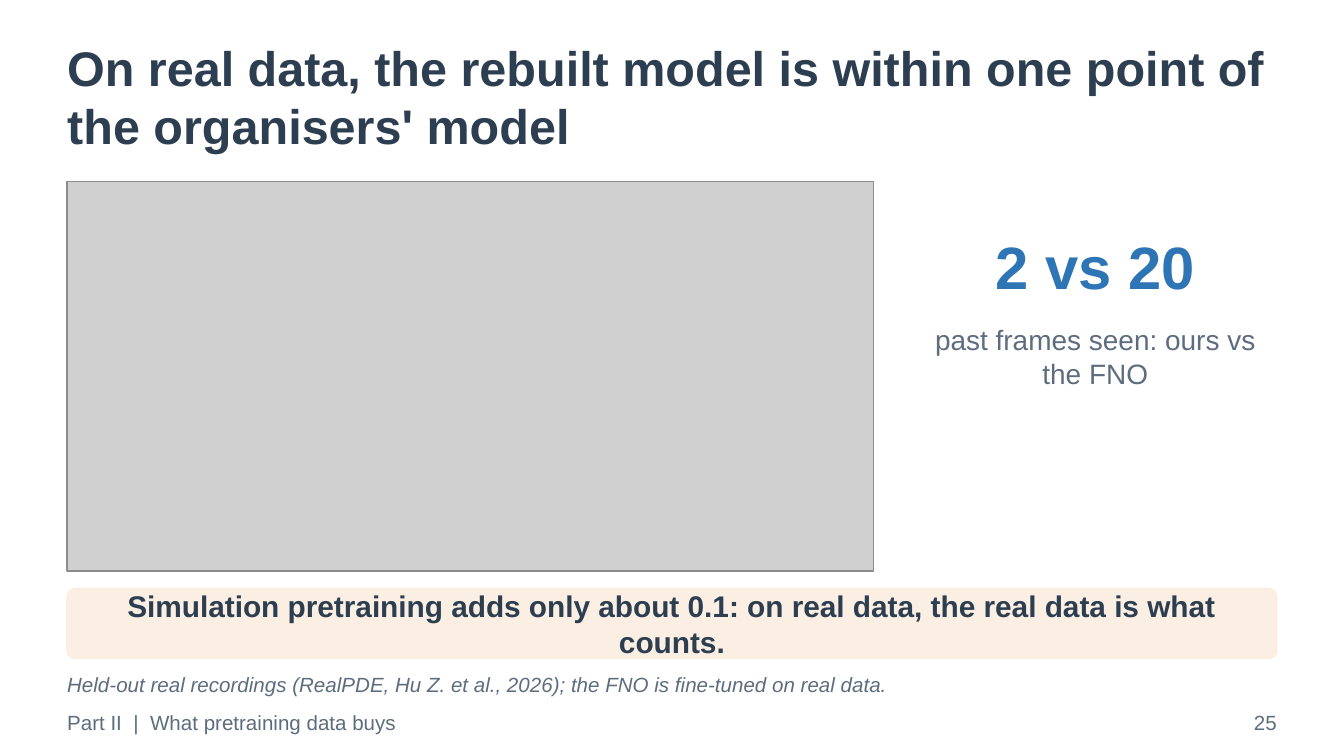
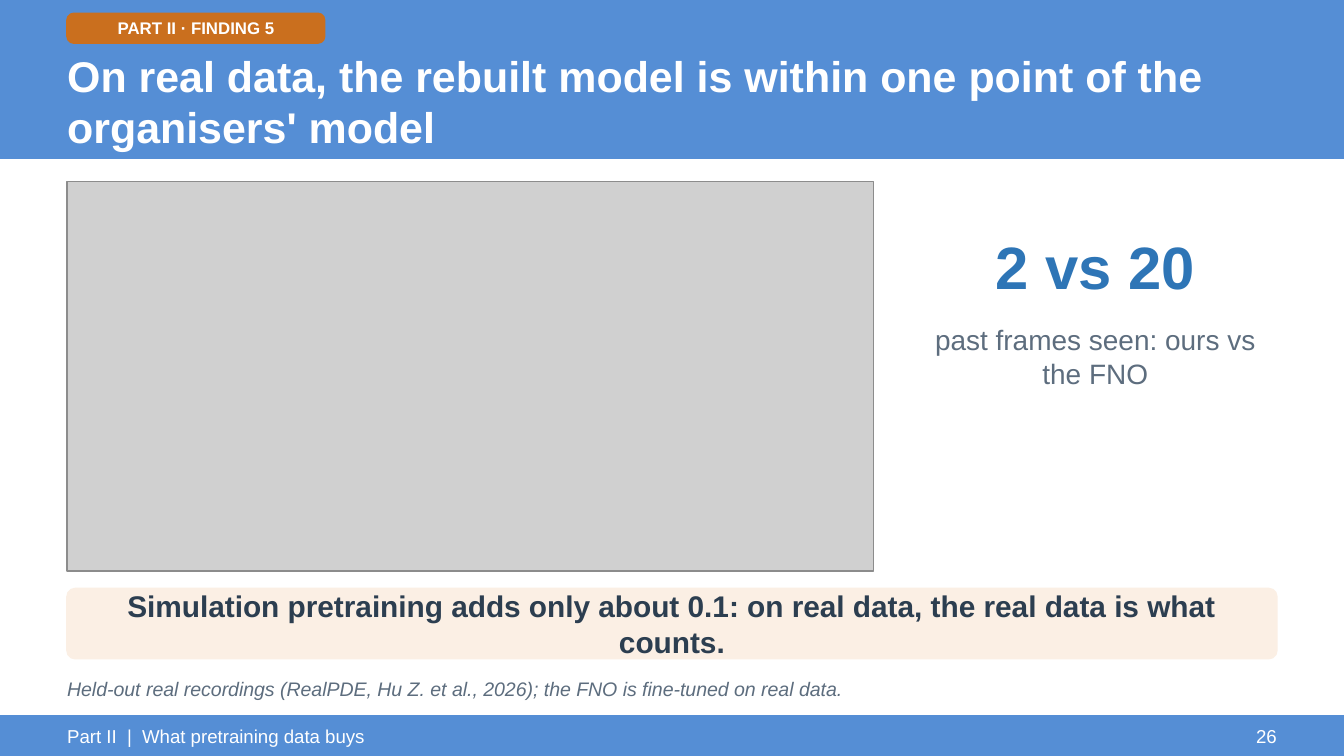
Before and after one commit to ARYAMANN7279/aurora-from-scratch-jax, a slide deck: slide 26 of UGP_Final/UGP_Final_Presentation.pptx (slide 25 before the commit). Drawn at 1344x756 pixels with LibreOffice and Linux fonts; fonts in the diff are those of the drawing; grey boxes stand for pictures. Boxes give left, top, right and bottom in pixels: in the first picture for what was removed or moved away, otherwise in the second. Text is boxed around its words. In the diff, an @@ line names an element or a change of style, - is before the commit and + after.

Commit message:
UGP_Final: deck restyled to the UGP-I/II look (light-blue covers, blue header band), approach/finding tags on every slide, Part I and Part II summary slides; unused figures and their code removed

```diff
--- a/UGP_Final/UGP_Final_Presentation.pptx
+++ b/UGP_Final/UGP_Final_Presentation.pptx
@@ rectangle added at (x1=0, y1=0, x2=1344, y2=159), fill #558ED5, outline #558ED5 1 pt @@
@@ rounded rectangle added at (x1=67, y1=13, x2=325, y2=43), fill #CA6F1E, outline #CA6F1E 1 pt @@
@@ text added at (x1=118, y1=22, x2=274, y2=34), 9 pt, text #FFFFFF, bold @@
+PART II · FINDING 5
@@ text "On real data, the rebuilt ..." moved from (x1=67, y1=51, x2=1264, y2=153) to (x1=67, y1=61, x2=1202, y2=152) @@
@@ text "On real data, the rebuilt ..." at (x1=67, y1=61, x2=1202, y2=152): size 26 to 23 pt, text colour #2C3E50 to #FFFFFF; vertical alignment top to middle @@
@@ text "Held-out real recordings (RealPDE, Hu ..." at (x1=67, y1=682, x2=842, y2=700): size 11 to 10.5 pt @@
@@ rectangle added at (x1=0, y1=716, x2=1344, y2=755), fill #558ED5, outline #558ED5 1 pt @@
@@ text removed at (x1=1254, y1=715, x2=1277, y2=730) @@
-25
@@ text "Part II | What pretraining ..." moved from (x1=67, y1=715, x2=395, y2=735) to (x1=67, y1=729, x2=364, y2=747) @@
@@ text "Part II | What pretraining ..." at (x1=67, y1=729, x2=364, y2=747): size 11 to 10 pt, text colour #5D6D7E to #FFFFFF @@
@@ text added at (x1=1256, y1=730, x2=1277, y2=743), 10 pt, text #FFFFFF @@
+26
```
Also in this commit, not shown: 37 other slides changed, 2 slides added, 15 other files.
